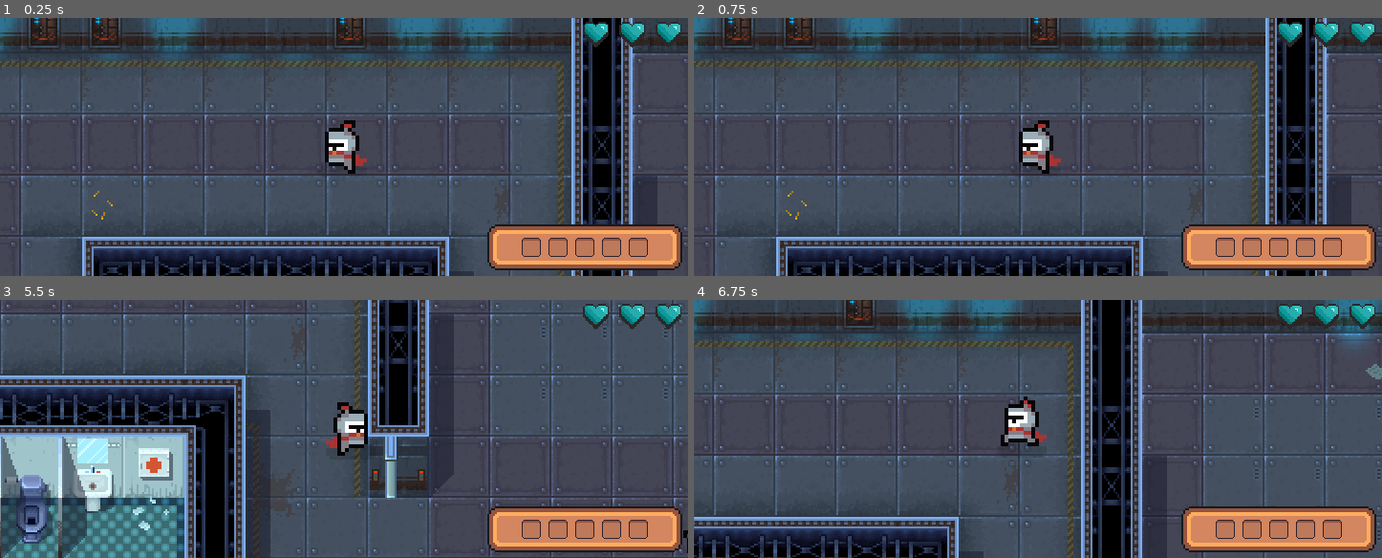
Above: before the commit, frames 1-4 (two rows, left to right).
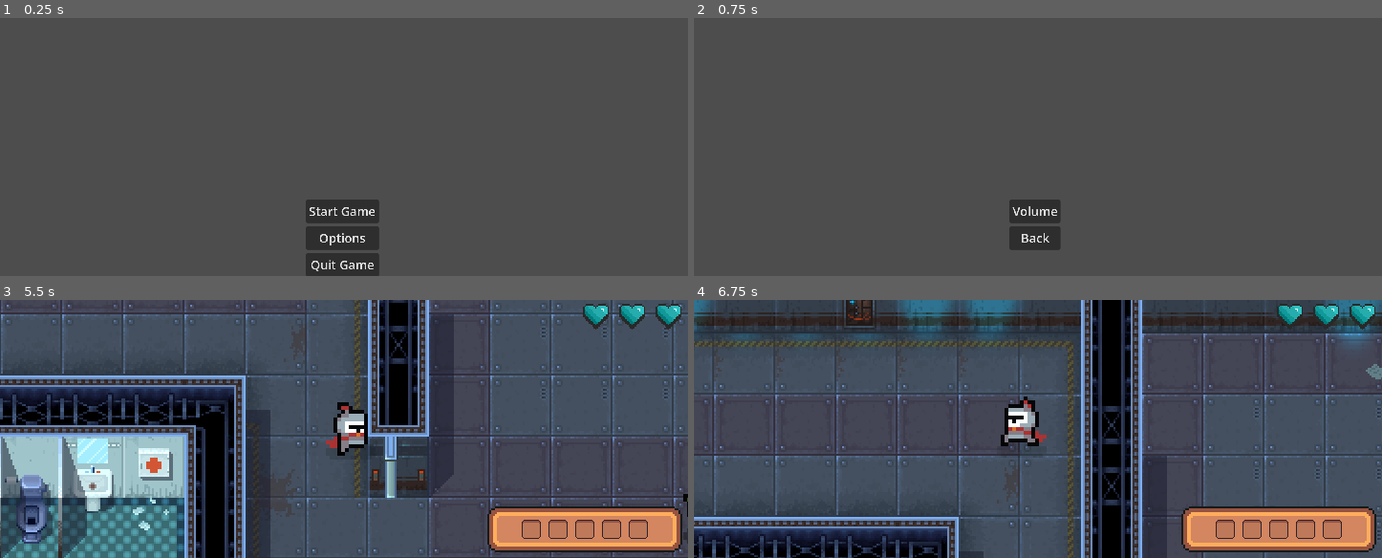
Above: after the commit, the same moments.

Repository: javier-rivera8/GameJam
Game: Godot game, scene res://menus/main_menu.tscn
Two runs of this game, one before a commit and one after it. Both use one fixed random seed, a clock stepped at 60 frames per second and the inputs below. Before the commit the project starts from res://scenes/world.tscn.
Inputs (mouse positions are in pixels of both pictures, inside the frame that each line leads up to):
- Up to frame 1 (0.25 s): no input
- Up to frame 2 (0.75 s): click (1038, 237) at 0.5 s, where only the run after the commit has a clickable "Options"
- Up to frame 3 (5.5 s): click (344, 493) at 1.25 s, where only the run after the commit has a clickable "Volume"; click (344, 519) at 2 s, where only the run after the commit has a clickable "Back"; click (344, 493) at 2.75 s, where only the run after the commit has a clickable "Start Game"; tap Enter at 3.5 s; hold Right (ui_right) 3.53-4.28 s; hold Down (ui_down) 4.28-5.03 s; hold Right (ui_right) from 5.03 s (still down)
- Up to frame 4 (6.75 s): release Right (ui_right) at 5.78 s; hold Up (ui_up) 5.78-6.53 s; hold Left (ui_left) from 6.53 s (still down)

The runs differ from the first frame. In frame 1, 48% of the frame differs, in the area x 0-100%, y 0-100%; in frame 2, 48%; in frame 3, less than 0.1%; in frame 4, nothing differs.

Commit message:
Basic menus for title and options

Diff:
--- /dev/null
+++ b/Main Menu.gd
@@ -0,0 +1,10 @@
+extends Control
+
+func _on_startgame_pressed():
+	get_tree().change_scene_to_file("res://scenes/world.tscn")
+
+func _on_options_pressed():
+	get_tree().change_scene_to_file("res://menus/options_menu.tscn")
+
+func _on_quitgame_pressed():
+	get_tree().quit()
--- /dev/null
+++ b/menus/main_menu.tscn
@@ -0,0 +1,39 @@
+[gd_scene load_steps=2 format=3 uid="uid://d2ml2sf8h5hj8"]
+
+[ext_resource type="Script" path="res://Main Menu.gd" id="1_12425"]
+
+[node name="Main Menu" type="Control"]
+layout_mode = 3
+anchors_preset = 15
+anchor_right = 1.0
+anchor_bottom = 1.0
+grow_horizontal = 2
+grow_vertical = 2
+script = ExtResource("1_12425")
+
+[node name="MarginContainer" type="MarginContainer" parent="."]
+layout_mode = 0
+offset_left = 160.0
+offset_top = 95.0
+offset_right = 256.0
+offset_bottom = 196.0
+scale = Vector2(0.4, 0.4)
+
+[node name="VBoxContainer" type="VBoxContainer" parent="MarginContainer"]
+layout_mode = 2
+
+[node name="startgame" type="Button" parent="MarginContainer/VBoxContainer"]
+layout_mode = 2
+text = "Start Game"
+
+[node name="options" type="Button" parent="MarginContainer/VBoxContainer"]
+layout_mode = 2
+text = "Options"
+
+[node name="quitgame" type="Button" parent="MarginContainer/VBoxContainer"]
+layout_mode = 2
+text = "Quit Game"
+
+[connection signal="pressed" from="MarginContainer/VBoxContainer/startgame" to="." method="_on_startgame_pressed"]
+[connection signal="pressed" from="MarginContainer/VBoxContainer/options" to="." method="_on_options_pressed"]
+[connection signal="pressed" from="MarginContainer/VBoxContainer/quitgame" to="." method="_on_quitgame_pressed"]
--- /dev/null
+++ b/menus/options_menu.gd
@@ -0,0 +1,7 @@
+extends Control
+
+func _on_volume_pressed():
+	pass
+
+func _on_back_pressed():
+	get_tree().change_scene_to_file("res://menus/main_menu.tscn")
--- /dev/null
+++ b/menus/options_menu.tscn
@@ -0,0 +1,34 @@
+[gd_scene load_steps=2 format=3 uid="uid://dqmihst5uadou"]
+
+[ext_resource type="Script" path="res://menus/options_menu.gd" id="1_k2k08"]
+
+[node name="Main Menu" type="Control"]
+layout_mode = 3
+anchors_preset = 15
+anchor_right = 1.0
+anchor_bottom = 1.0
+grow_horizontal = 2
+grow_vertical = 2
+script = ExtResource("1_k2k08")
+
+[node name="MarginContainer" type="MarginContainer" parent="."]
+layout_mode = 0
+offset_left = 165.0
+offset_top = 95.0
+offset_right = 232.0
+offset_bottom = 161.0
+scale = Vector2(0.4, 0.4)
+
+[node name="VBoxContainer" type="VBoxContainer" parent="MarginContainer"]
+layout_mode = 2
+
+[node name="Volume" type="Button" parent="MarginContainer/VBoxContainer"]
+layout_mode = 2
+text = "Volume"
+
+[node name="Back" type="Button" parent="MarginContainer/VBoxContainer"]
+layout_mode = 2
+text = "Back"
+
+[connection signal="pressed" from="MarginContainer/VBoxContainer/Volume" to="." method="_on_volume_pressed"]
+[connection signal="pressed" from="MarginContainer/VBoxContainer/Back" to="." method="_on_back_pressed"]
--- a/project.godot
+++ b/project.godot
@@ -11,7 +11,7 @@
 [application]
 
 config/name="GameJam"
-run/main_scene="res://scenes/world.tscn"
+run/main_scene="res://menus/main_menu.tscn"
 config/features=PackedStringArray("4.1", "Forward Plus")
 config/icon="res://icon.svg"
 
